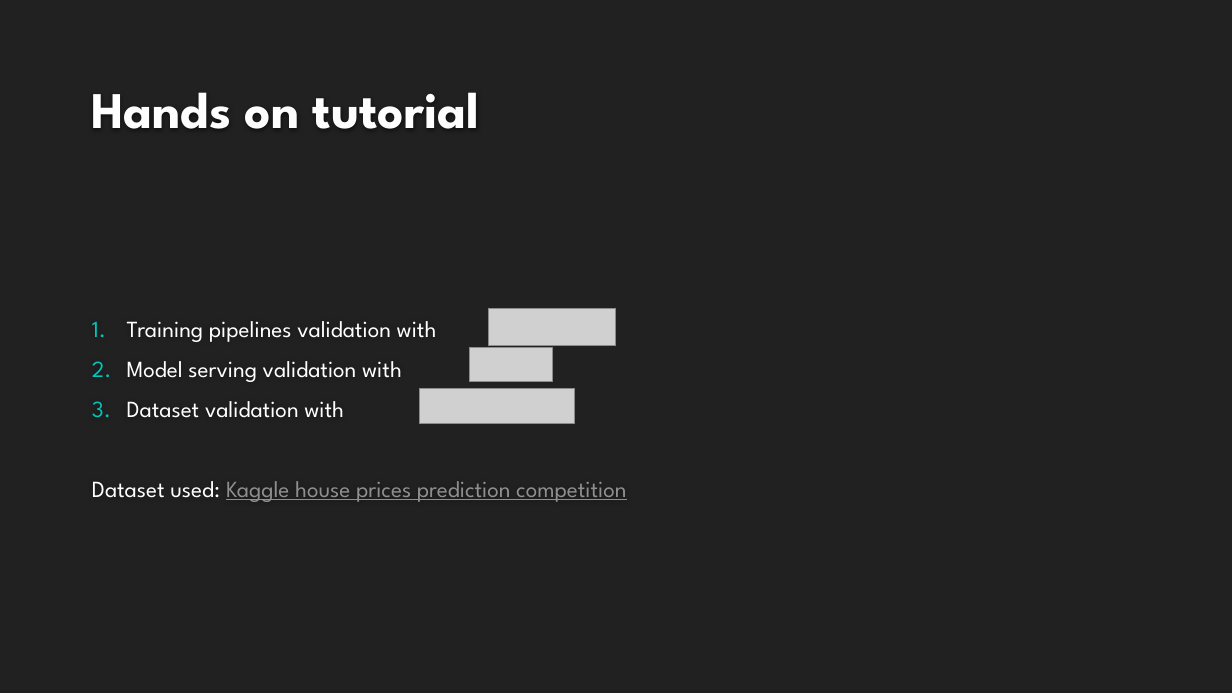
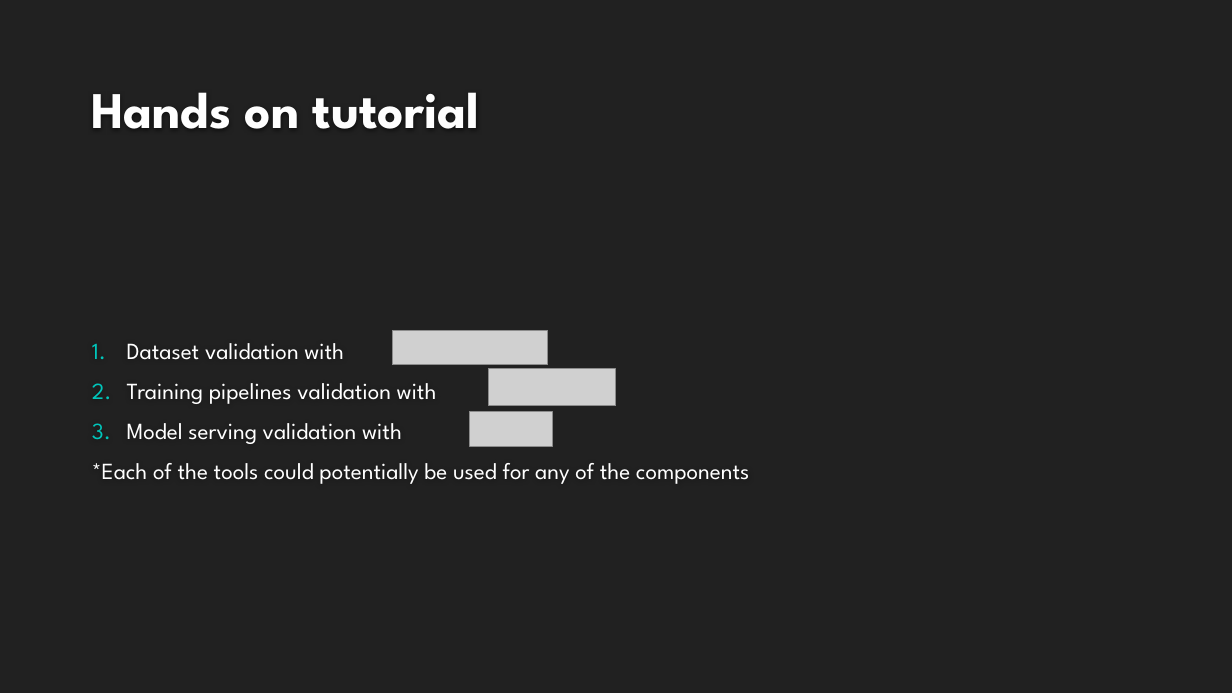
Before and after one commit to NatanMish/data_validation, a slide deck: slide 16 of Data Validation for Data Science.pptx (slide 15 before the commit). Drawn at 1232x693 pixels with LibreOffice and Linux fonts; fonts in the diff are those of the drawing; grey boxes stand for pictures; background and template pictures are left out. Boxes give left, top, right and bottom in pixels: in the first picture for what was removed or moved away, otherwise in the second. Text is boxed around its words. In the diff, an @@ line names an element or a change of style, - is before the commit and + after.

```diff
--- a/Data Validation for Data Science.pptx
+++ b/Data Validation for Data Science.pptx
@@ text at [127, 343, 344, 360]: paragraph added @@
+1. Dataset validation with
@@ picture: place and size @@
-picture at [420, 389, 575, 423]
+picture at [392, 331, 547, 365]
@@ picture: place and size @@
-picture at [489, 309, 616, 346]
+picture at [489, 369, 616, 406]
@@ picture: place and size @@
-picture at [470, 348, 553, 382]
+picture at [470, 412, 553, 446]
@@ text at [92, 463, 749, 484]: text changed; text colour #8F8F8F to #FFFFFF @@
-3. Dataset validation with
-Dataset used: Kaggle house prices prediction competition
+*Each of the tools could potentially be used for any of the components
```
Also in this commit, not shown: 2 other slides changed, 2 slides added, 4 other files.
